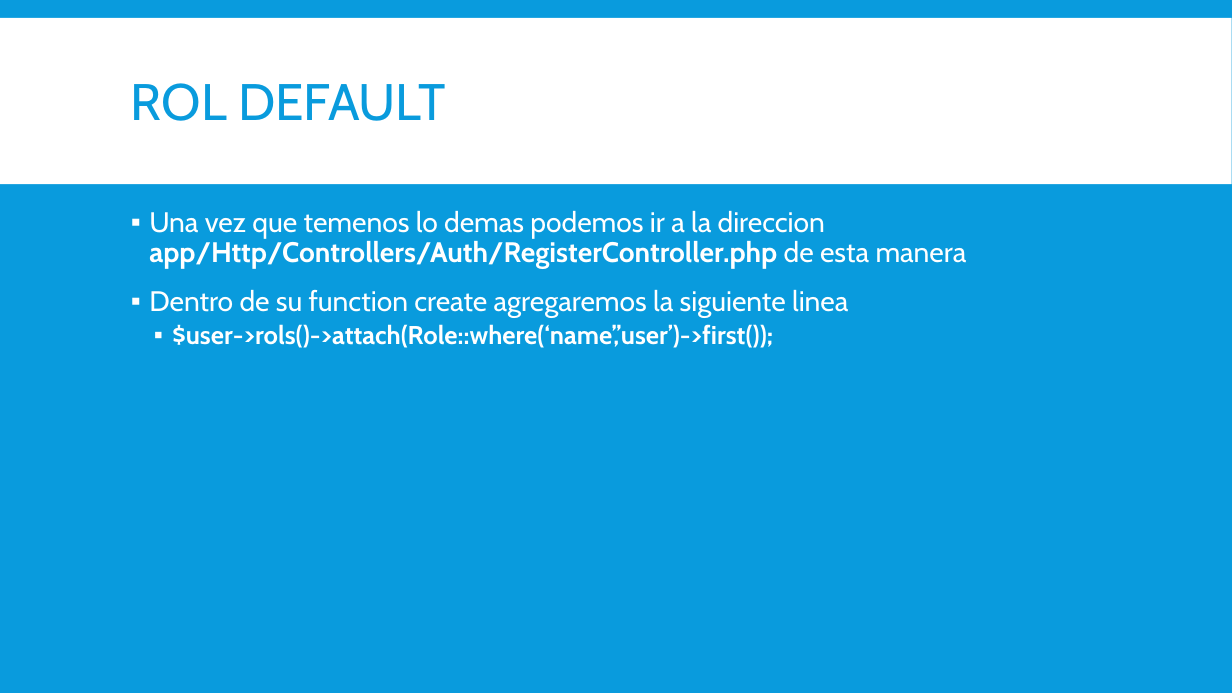
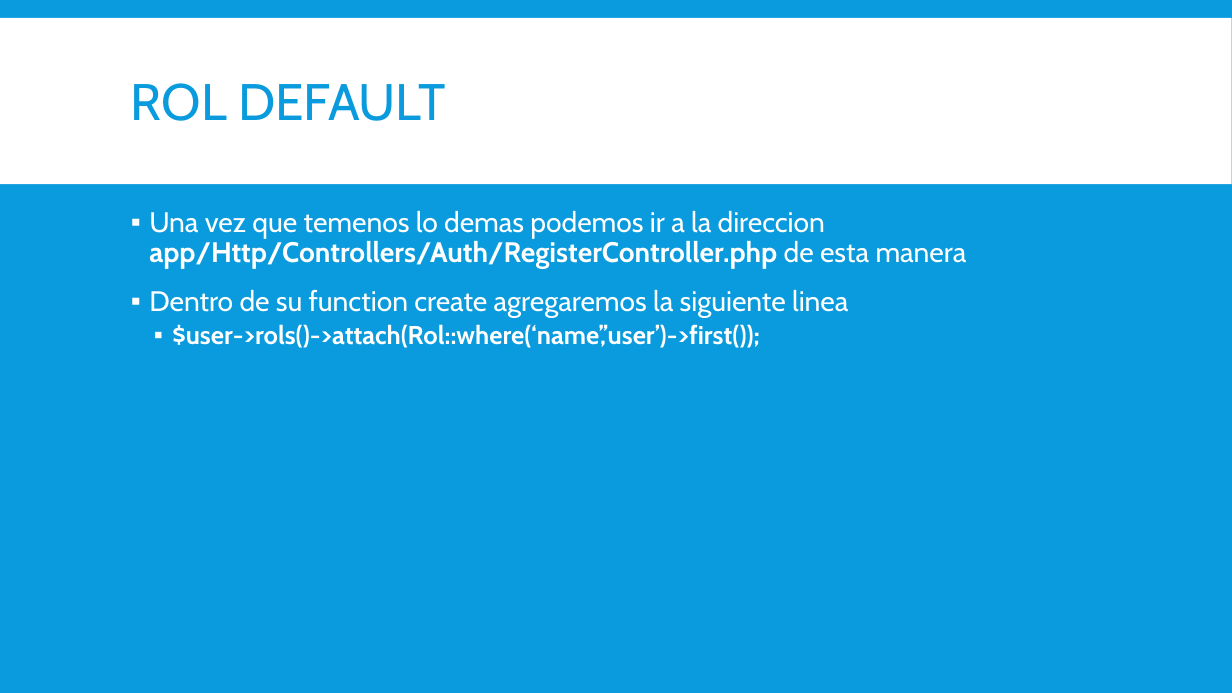
Before and after one commit to magoclown/PAPW2, a slide deck: slide 10 of Presentaciones/Creacion de Roles.pptx (slide 9 before the commit). Drawn at 1232x693 pixels with LibreOffice and Linux fonts; fonts in the diff are those of the drawing. Boxes give left, top, right and bottom in pixels: in the first picture for what was removed or moved away, otherwise in the second. Text is boxed around its words. In the diff, an @@ line names an element or a change of style, - is before the commit and + after.

```diff
--- a/Presentaciones/Creacion de Roles.pptx
+++ b/Presentaciones/Creacion de Roles.pptx
@@ text at [172, 324, 760, 348]: text changed @@
-  ▪ $user->rols()->attach(Role::where(‘name’,’user’)->first());
+  ▪ $user->rols()->attach(Rol::where(‘name’,’user’)->first());
```
Also in this commit, not shown: 3 other slides changed, 1 slide added.
